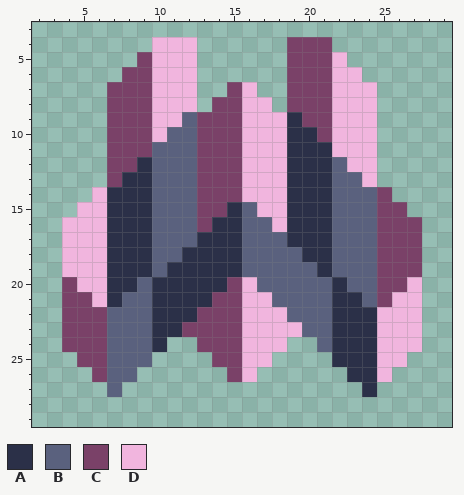
Edited in one commit: pixel-art sprite (sprites/blocks/turrets/wire/11e-03-wire.png). That is the earlier state.
The file is 32x32 pixels. Colours within 5 levels of each other are drawn and written as one. Shown: x 2..29, y 3..29.
Palette (. is transparent): A #2b3048  B #5a617e  C #7a4168  D #f1b5de
Pixels before, first column x 4:
 4 ......DDD......CCC......
 5 .....CDDD......CCCD.....
 6 ....CCDDD......CCCDD....
 7 ...CCCDDD..CD..CCCDDD...
 8 ...CCCDDD.CCDD.CCCDDD...
 9 ...CCCDDBCCCDDDACCDDD...
10 ...CCCDBBCCCDDDAACDDD...
11 ...CCCBBBCCCDDDAAADDD...
12 ...CCABBBCCCDDDAAABDD...
13 ...CAABBBCCCDDDAAABBD...
14 ..DAAABBBCCCDDDAAABBBC..
15 .DDAAABBBCCABDDAAABBBCC.
16 DDDAAABBBCAABBDAAABBBCCC
17 DDDAAABBBAAABBBAAABBBCCC
18 DDDAAABBAAAABBBBAABBBCCC
19 DDDAAABAAAAABBBBBABBBCCC
20 CDDAABAAAAACDBBBBBABBCCD
21 CCDABBAAAACCDDBBBBAABCDD
22 CCCBBBAAACCCDDDBBBAAADDD
23 CCCBBBAACCCCDDDDBBAAADDD
24 CCCBBBA..CCCDDD..BAAADDD
25 .CCBBB....CCDD....AAADD.
26 ..CBB......CD......AAD..
27 ...B................A...
Now the later version:
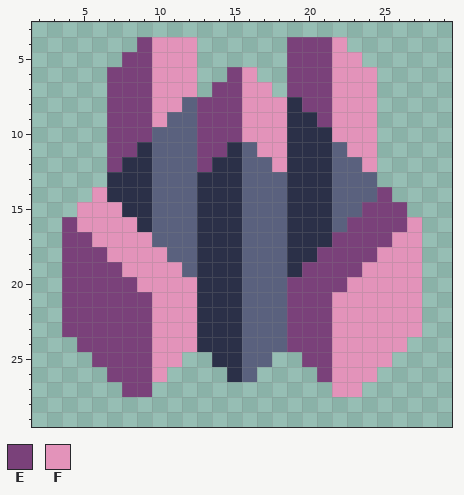
Colours new in this view: E #7a417a  F #e393ba
The exact change:
Changed rows in their new state; - is an unchanged pixel.
first column x 4:
 4 -----EFFF------EEEF-----
 5 ----EEFFF------EEEFF----
 6 ---EEEFFF--EF--EEEFFF---
 7 ---EEEFFF-EEFF-EEEFFF---
 8 ---EEEFFBEEEFFFAEEFFF---
 9 ---EEEFB-EEEFFF-AEFFF---
10 ---EEEB--EEEFFF--AFFF---
11 ---EEA---EEABFF---BFF---
12 ---EA----EAABBF----BF---
13 ---A-----AAABBB-----B---
14 --F------AAABBB------E--
15 -FFF-----AA--BB-----EEE-
16 EFFFF----A----B----EEEEF
17 EEFFFF------------EEEEFF
18 EEEFFFF-B------A-EEEEFFF
19 EEEEFFFFB------AEEEEFFFF
20 EEEEEFFFF--AB--EEEEFFFFF
21 EEEEEEFFF-AABB-EEEFFFFFF
22 EEEEEEFFFAAABBBEEEFFFFFF
23 EEEEEEFFFAAABBBEEEFFFFFF
24 .EEEEEFFFAAABBBEEEFFFFF.
25 -.EEEEFF--AABB--EEFFFF.-
26 --.EEEF----AB----EFFF.--
27 ---.EE------------FF.---
Changed places in both pictures, as pixel boxes (x1, y1, x2, y2):
changed: (62, 37, 422, 397)
